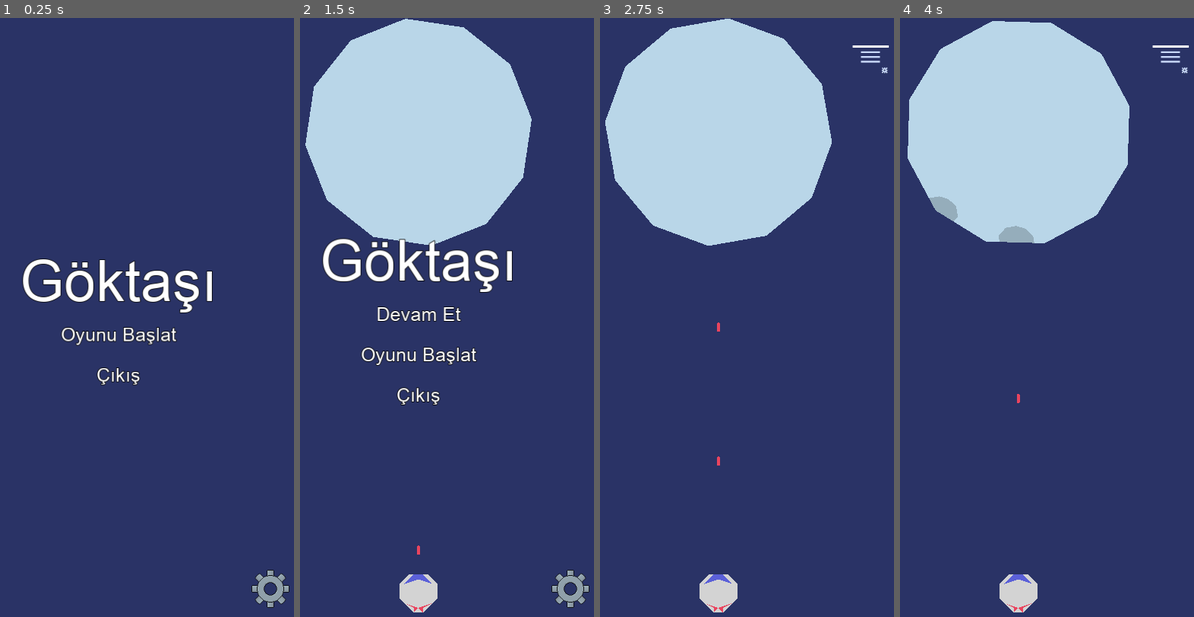
Above: before the commit, frames 1-4 (left to right).
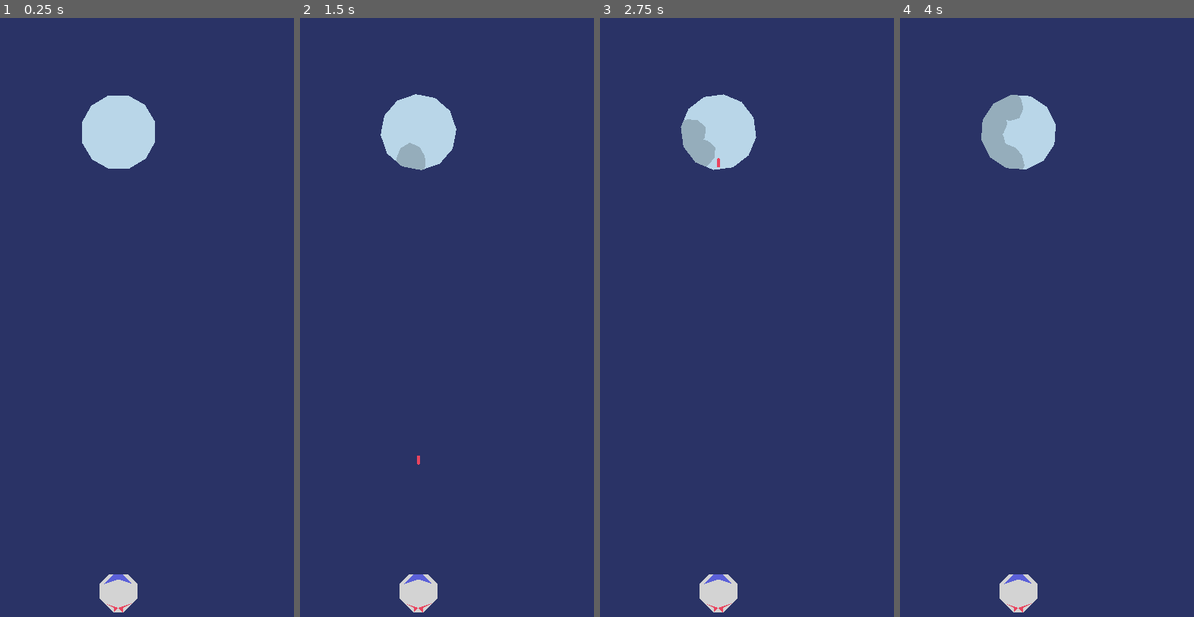
Above: after the commit, the same moments.

Repository: Umut-Umut/Godot-GokTasi
Game: Godot game, scene res://Game/Game.tscn
Same seed, same stepped clock (60 frames per second), same inputs: the game is played once before the commit and once after it. The project has no main scene, so this scene is started directly.
Inputs (mouse positions are in pixels of both pictures, inside the frame that each line leads up to):
- Up to frame 1 (0.25 s): no input
- Up to frame 2 (1.5 s): click (417, 335) at 0.5 s, where only the run before the commit has a clickable "Oyunu Başlat"; click (570, 53) at 1.25 s, where only the run before the commit has a clickable "Menu"
- Up to frame 3 (2.75 s): click (717, 317) at 2 s, where only the run before the commit has a clickable "Devam Et"
- Up to frame 4 (4 s): move the mouse to (1102, 293) at 2.77 s; hold Up (ui_up) 2.78-3.53 s; click (1102, 293) at 2.92 s; move the mouse to (941, 353) at 3.52 s; hold Down (ui_down) from 3.53 s (still down)

The runs differ from the first frame. In frame 1, 6.5% of the frame differs, in the area x 7-99%, y 12-100%; in frame 2, 24%, in the area x 1-99%, y 0-99%; in frame 3, 20%; in frame 4, 21%.

Commit message:
Daha duzgun bir arayuz hazirlandi. Henuz ayarlar eklenmedi.

Diff:
--- a/Bullet/Bullet.gd
+++ b/Bullet/Bullet.gd
@@ -7,9 +7,12 @@
 onready var node_collision = $CollisionShape2D
 
 
+export var speed : int = 100
+
+
 var velocity : Vector2 = Vector2.ZERO
 var direction : Vector2 = Vector2.ZERO
-var speed : int = 300
+#var speed : int = 300
 var start_pos : Vector2
 
 
@@ -17,7 +20,7 @@
 	disable()
 
 
-func _process(_delta : float):
+func _physics_process(_delta : float):
 	velocity = direction * speed
 	velocity = move_and_slide(velocity)
 
--- a/Bullet/Bullet.tscn
+++ b/Bullet/Bullet.tscn
@@ -10,6 +10,7 @@
 collision_layer = 8
 collision_mask = 6
 script = ExtResource( 2 )
+speed = 1000
 
 [node name="Icon" type="Sprite" parent="."]
 visible = false
--- a/Chunk/Chunk.gd
+++ b/Chunk/Chunk.gd
@@ -1,4 +1,7 @@
 extends RigidBody2D
+
+
+class_name Chunk
 
 
 var speed : float = 1
@@ -8,5 +11,10 @@
 	set_deferred("angular_velocity", speed)
 
 
+func disable():
+	hide()
+	set_deferred("mode", RigidBody2D.MODE_STATIC)
+
+
 func _on_Timer_timeout():
 	queue_free()
--- a/Chunk/Chunk.tscn
+++ b/Chunk/Chunk.tscn
@@ -5,11 +5,12 @@
 [sub_resource type="RectangleShape2D" id=1]
 
 [node name="Chunk" type="RigidBody2D"]
+collision_layer = 16
+collision_mask = 32
 script = ExtResource( 1 )
 
 [node name="CollisionShape2D" type="CollisionShape2D" parent="."]
 shape = SubResource( 1 )
-disabled = true
 
 [node name="Timer" type="Timer" parent="."]
 wait_time = 10.0
--- a/GUI/GUI.gd
+++ b/GUI/GUI.gd
@@ -1,102 +1,213 @@
 extends CanvasLayer
 
 
-signal game_start(settings_parameters)
-signal game_over(end_text)
-signal settings(settings_parameters)
-signal exit_settings(settings_parameters)
-signal game_continue
+signal start_game
+signal return_game
+signal settings
 signal return_menu
+signal over_game
 
 
 onready var title = $Title
 onready var settings = $Settings
+onready var ingame	= $InGame
 onready var gameover = $GameOver
-onready var ingame	= $InGame
-
-
-var settings_data : Dictionary
 
 
 func _ready():
-	hide_menues()
+	connect("over_game", self, "_over_game")
+
+
+	hide_menues()
+
 	title.show()
-
-	connect("game_over", self, "game_over")
-	connect("exit_settings", self, "settings_exit")
-
-
-	var data : Dictionary = load_settings()
-	if data.empty() == false:
-		settings_data = data
-
-
-func save_settings(settings_parameters : Dictionary):
-	var file = File.new()
-	if file.open("user://saves.sav", File.WRITE) == OK:
-		file.store_line(str(settings_parameters))
-		file.close()
-
-
-func load_settings() -> Dictionary:
-	var file = File.new()
-	var data : Dictionary
-	if file.open("saves.sav", File.READ) == OK:
-		data = parse_json(file.get_line())
-		file.close()
-
-	return data
-
-
-
-func _on_Start_pressed():
-	hide_menues()
-
-	ingame.show()
-	emit_signal("game_start", settings_data)
-
-
-func _on_Settings_pressed():
-	hide_menues()
-	settings.show()
-
-	emit_signal("settings", settings_data)
-
-
-func _on_Quit_pressed():
-	get_tree().quit()
-
-
-func settings_exit(settings_parameters : Dictionary):
-	settings_data = settings_parameters
-	save_settings(settings_parameters)
-
-
-func game_over(end_message : String):
-	hide_menues()
-
-	gameover.show_message(end_message)
-	gameover.show()
-
-
-func _on_Continue_pressed():
-	hide_menues()
-
-	ingame.show()
-	emit_signal("game_continue")
-
-
-func _on_ReturnTitle_pressed():
-	hide_menues()
-
-	title.show()
-
-	emit_signal("return_menu")
 
 
 func hide_menues():
 	for menu in get_children():
 		menu.hide()
+
+
+func _on_Start_pressed():
+	hide_menues()
+
+	ingame.show()
+
+	emit_signal("start_game")
+
+
+func _on_Settings_pressed():
+	hide_menues()
+
+	settings.show()
+
+
+func _on_ReturnTitle_pressed():
+	hide_menues()
+
+	title.show()
+
+	emit_signal("return_menu")
+
+
+func _over_game():
+	hide_menues()
+
+	gameover.show()
+
+
+func _on_Quit_pressed():
+	get_tree().quit()
+
+
+
+
+
+
+
+
+
+
+
+
+
+
+
+
+
+
+
+
+
+
+
+
+
+
+
+
+
+
+
+
+
+
+
+
+
+
+
+
+
+
+
+
+
+
+
+
+
+
+
+
+
+
+#signal game_start(settings_parameters)
+#signal game_over(end_text)
+#signal settings(settings_parameters)
+#signal exit_settings(settings_parameters)
+#signal game_continue
+#signal return_menu
+#
+#
+#onready var title = $Title
+#onready var settings = $Settings
+#onready var gameover = $GameOver
+#onready var ingame	= $InGame
+#
+#
+#var settings_data : Dictionary
+#
+#
+#func _ready():
+#	hide_menues()
+#	title.show()
+#
+#	connect("game_over", self, "game_over")
+#	connect("exit_settings", self, "settings_exit")
+#
+#
+#	var data : Dictionary = load_settings()
+#	if data.empty() == false:
+#		settings_data = data
+#
+#
+#func save_settings(settings_parameters : Dictionary):
+#	var file = File.new()
+#	if file.open("user://saves.sav", File.WRITE) == OK:
+#		file.store_line(str(settings_parameters))
+#		file.close()
+#
+#
+#func load_settings() -> Dictionary:
+#	var file = File.new()
+#	var data : Dictionary
+#	if file.open("saves.sav", File.READ) == OK:
+#		data = parse_json(file.get_line())
+#		file.close()
+#
+#	return data
+#
+#
+#
+#func _on_Start_pressed():
+#	hide_menues()
+#
+#	ingame.show()
+#	emit_signal("game_start", settings_data)
+#
+#
+#func _on_Settings_pressed():
+#	hide_menues()
+#	settings.show()
+#
+#	emit_signal("settings", settings_data)
+#
+#
+#func _on_Quit_pressed():
+#	get_tree().quit()
+#
+#
+#func settings_exit(settings_parameters : Dictionary):
+#	settings_data = settings_parameters
+#	save_settings(settings_parameters)
+#
+#
+#func game_over(end_message : String):
+#	hide_menues()
+#
+#	gameover.show_message(end_message)
+#	gameover.show()
+#
+#
+#func _on_Continue_pressed():
+#	hide_menues()
+#
+#	ingame.show()
+#	emit_signal("game_continue")
+#
+#
+#func _on_ReturnTitle_pressed():
+#	hide_menues()
+#
+#	title.show()
+#
+#	emit_signal("return_menu")
+#
+#
+#func hide_menues():
+#	for menu in get_children():
+#		menu.hide()
 
 
 
--- a/GUI/GUI.tscn
+++ b/GUI/GUI.tscn
@@ -8,8 +8,10 @@
 [ext_resource path="res://GUI/Title.gd" type="Script" id=6]
 [ext_resource path="res://Images/Gear.png" type="Texture" id=7]
 [ext_resource path="res://Images/ReturnMenu.png" type="Texture" id=8]
+[ext_resource path="res://Images/Kapi.png" type="Texture" id=9]
 
 [node name="GUI" type="CanvasLayer"]
+layer = 2
 script = ExtResource( 1 )
 
 [node name="Title" type="Control" parent="."]
@@ -30,9 +32,9 @@
 }
 
 [node name="Label" type="Label" parent="Title/VBoxContainer"]
-margin_top = 390.0
-margin_right = 640.0
-margin_bottom = 498.0
+margin_top = 458.0
+margin_right = 640.0
+margin_bottom = 566.0
 custom_fonts/font = ExtResource( 3 )
 text = "Göktaşı"
 align = 1
@@ -60,6 +62,7 @@
 }
 
 [node name="Start" type="TextureButton" parent="Title/VBoxContainer"]
+visible = false
 margin_top = 502.0
 margin_right = 640.0
 margin_bottom = 566.0
@@ -95,9 +98,10 @@
 }
 
 [node name="Quit" type="TextureButton" parent="Title/VBoxContainer"]
-margin_top = 570.0
-margin_right = 640.0
-margin_bottom = 634.0
+visible = false
+margin_top = 536.0
+margin_right = 640.0
+margin_bottom = 600.0
 rect_min_size = Vector2( 0, 64 )
 
 [node name="Label" type="Label" parent="Title/VBoxContainer/Quit"]
@@ -109,6 +113,13 @@
 valign = 1
 __meta__ = {
 "_edit_use_anchors_": true
+}
+
+[node name="Start" type="TextureButton" parent="Title"]
+anchor_right = 1.0
+anchor_bottom = 1.0
+__meta__ = {
+"_edit_use_anchors_": false
 }
 
 [node name="Settings" type="TextureButton" parent="Title"]
@@ -121,6 +132,31 @@
 margin_right = -32.0
 margin_bottom = -32.0
 texture_normal = ExtResource( 7 )
+
+[node name="Quit" type="TextureButton" parent="Title"]
+anchor_top = 1.0
+anchor_bottom = 1.0
+margin_left = 32.0
+margin_top = -96.0
+margin_right = 96.0
+margin_bottom = -32.0
+rect_min_size = Vector2( 0, 64 )
+texture_normal = ExtResource( 9 )
+__meta__ = {
+"_edit_use_anchors_": false
+}
+
+[node name="Label" type="Label" parent="Title/Quit"]
+visible = false
+anchor_right = 1.0
+anchor_bottom = 1.0
+custom_fonts/font = ExtResource( 2 )
+text = "Çıkış"
+align = 1
+valign = 1
+__meta__ = {
+"_edit_use_anchors_": true
+}
 
 [node name="Settings" type="Control" parent="."]
 visible = false
@@ -233,7 +269,6 @@
 }
 
 [node name="GameOver" type="Control" parent="."]
-visible = false
 anchor_right = 1.0
 anchor_bottom = 1.0
 script = ExtResource( 4 )
@@ -250,9 +285,9 @@
 }
 
 [node name="Title" type="Label" parent="GameOver/VBoxContainer"]
-margin_top = 356.0
-margin_right = 640.0
-margin_bottom = 464.0
+margin_top = 458.0
+margin_right = 640.0
+margin_bottom = 566.0
 custom_fonts/font = ExtResource( 3 )
 text = "Oyun Bitti"
 align = 1
@@ -263,9 +298,10 @@
 }
 
 [node name="Restart" type="TextureButton" parent="GameOver/VBoxContainer"]
-margin_top = 468.0
-margin_right = 640.0
-margin_bottom = 532.0
+visible = false
+margin_top = 502.0
+margin_right = 640.0
+margin_bottom = 566.0
 rect_min_size = Vector2( 0, 64 )
 
 [node name="Label" type="Label" parent="GameOver/VBoxContainer/Restart"]
@@ -279,13 +315,34 @@
 "_edit_use_anchors_": false
 }
 
-[node name="ReturnTitle" type="TextureButton" parent="GameOver/VBoxContainer"]
-margin_top = 536.0
-margin_right = 640.0
-margin_bottom = 600.0
-rect_min_size = Vector2( 0, 64 )
-
-[node name="Label" type="Label" parent="GameOver/VBoxContainer/ReturnTitle"]
+[node name="Quit" type="TextureButton" parent="GameOver/VBoxContainer"]
+visible = false
+margin_top = 604.0
+margin_right = 640.0
+margin_bottom = 668.0
+rect_min_size = Vector2( 0, 64 )
+
+[node name="Label" type="Label" parent="GameOver/VBoxContainer/Quit"]
+anchor_right = 1.0
+anchor_bottom = 1.0
+custom_fonts/font = ExtResource( 2 )
+text = "Çıkış"
+align = 1
+valign = 1
+__meta__ = {
+"_edit_use_anchors_": false
+}
+
+[node name="ReturnTitle" type="TextureButton" parent="GameOver"]
+anchor_right = 1.0
+anchor_bottom = 1.0
+rect_min_size = Vector2( 0, 64 )
+__meta__ = {
+"_edit_use_anchors_": false
+}
+
+[node name="Label" type="Label" parent="GameOver/ReturnTitle"]
+visible = false
 anchor_right = 1.0
 anchor_bottom = 1.0
 custom_fonts/font = ExtResource( 2 )
@@ -296,25 +353,8 @@
 "_edit_use_anchors_": false
 }
 
-[node name="Quit" type="TextureButton" parent="GameOver/VBoxContainer"]
-visible = false
-margin_top = 604.0
-margin_right = 640.0
-margin_bottom = 668.0
-rect_min_size = Vector2( 0, 64 )
-
-[node name="Label" type="Label" parent="GameOver/VBoxContainer/Quit"]
-anchor_right = 1.0
-anchor_bottom = 1.0
-custom_fonts/font = ExtResource( 2 )
-text = "Çıkış"
-align = 1
-valign = 1
-__meta__ = {
-"_edit_use_anchors_": false
-}
-
 [node name="InGame" type="Control" parent="."]
+visible = false
 anchor_right = 1.0
 anchor_bottom = 1.0
 __meta__ = {
@@ -346,12 +386,14 @@
 [connection signal="pressed" from="Title/VBoxContainer/Start" to="." method="_on_Start_pressed"]
 [connection signal="pressed" from="Title/VBoxContainer/Settings" to="." method="_on_Settings_pressed"]
 [connection signal="pressed" from="Title/VBoxContainer/Quit" to="." method="_on_Quit_pressed"]
+[connection signal="pressed" from="Title/Start" to="." method="_on_Start_pressed"]
 [connection signal="pressed" from="Title/Settings" to="." method="_on_Settings_pressed"]
+[connection signal="pressed" from="Title/Quit" to="." method="_on_Quit_pressed"]
 [connection signal="value_changed" from="Settings/VBoxContainer/Radius/HSliderRad" to="Settings" method="_on_HSliderRad_value_changed"]
 [connection signal="value_changed" from="Settings/VBoxContainer/SideNum/HSliderSide" to="Settings" method="_on_HSliderSide_value_changed"]
 [connection signal="pressed" from="Settings/VBoxContainer/ReturnTitle" to="." method="_on_ReturnTitle_pressed"]
 [connection signal="pressed" from="Settings/VBoxContainer/ReturnTitle" to="Settings" method="_on_ReturnTitle_pressed"]
 [connection signal="pressed" from="GameOver/VBoxContainer/Restart" to="." method="_on_Start_pressed"]
-[connection signal="pressed" from="GameOver/VBoxContainer/ReturnTitle" to="." method="_on_ReturnTitle_pressed"]
 [connection signal="pressed" from="GameOver/VBoxContainer/Quit" to="." method="_on_Quit_pressed"]
+[connection signal="pressed" from="GameOver/ReturnTitle" to="." method="_on_ReturnTitle_pressed"]
 [connection signal="pressed" from="InGame/ReturnTitle" to="." method="_on_ReturnTitle_pressed"]
--- a/GUI/Settings.gd
+++ b/GUI/Settings.gd
@@ -28,4 +28,5 @@
 
 
 func _on_ReturnTitle_pressed():
-	Gui.emit_signal("exit_settings", settings_data)
+	pass
+#	Gui.emit_signal("exit_settings", settings_data)
--- a/GUI/Title.gd
+++ b/GUI/Title.gd
@@ -5,7 +5,8 @@
 
 
 func _ready():
-	Gui.connect("return_menu", self, "return_menu")
+	pass
+#	Gui.connect("return_menu", self, "return_menu")
 
 
 func return_menu():
--- a/Game/Game.gd
+++ b/Game/Game.gd
@@ -1,12 +1,14 @@
 extends Node2D
 
+
+signal meteor_destroyed
 
 #
 # Hala polygon un gorunmez olmasi gibi hatalar soz konusu. Kodu temizleyince umarim duzelir.
 # Sanirim ayni anda birden fazla parcanin dusurulebilmesiyle bu sorun duzeldi.
 #
 # Geometry.triangulate_polygon fonksiyonu kullanilarak poligonlarin alani hesaplanabilir.
-# veya The Shoelace Algorithm kullanilabilir.
+# veya The Shoelace Algorithm kullanilabilir. The Shoelace Algrithm daha kolay gibi.
 #
 # Eger Meteor icin StaticBody yerine RigidBody kullanirsam ve kopan parcalara Collision verirsem
 # o zaman kopan parcalarin birbirine carpmasi vs. cok guzel olabilir.
@@ -16,74 +18,107 @@
 #
 # Kopan parcalarin buyuklugune bagli olarak bir odullendirme sistemi yapilabilir.
 #
+# Gercek zamanli olarak ayarlar uzerinde yapilan degisiklikler arkaplanda meteora uygulanabilir.
+#
 
 
+onready var ship = $SpaceShip
 onready var meteor = $Meteor
 
 
-var settings_data : Dictionary
-var is_clear : bool = true
+func _ready():
+	if meteor.is_connected("destroyed", self, "_meteor_destroyed") == false:
+		meteor.connect("destroyed", self, "_meteor_destroyed")
+
+	meteor.create_meteor(12, 64)
 
 
-func _ready():
-	hide()
-
-	Gui.connect("game_start", self, "start_game")
-	Gui.connect("return_menu", self, "return_menu")
-	Gui.connect("game_continue", self, "continue_game")
+func _meteor_destroyed():
+	emit_signal("meteor_destroyed")
 
 
-	meteor.connect("clear", self, "meteor_destroyed")
-
-#	Gui.connect("game_over", self, "game_over")
-
-
-func reset():
-	pass
-
-
-func start_game(settings_parameter):
-	show()
-
-
-func meteor_destroyed():
-	Gui.emit_signal("game_over", "Göktaşını Yok Ettin...")
-	hide()
-
-	is_clear = true
-
-
-func return_menu():
-	pass
-#	hide()
-
-
-func continue_game():
-	show(true)
+func set_process_input(state : bool):
+	.set_process_input(state)
+	for c in get_children():
+		c.set_process_input(state)
 
 
 func _on_BulletTravelLimit_body_entered(body):
 	if body is Bullet:
 		body.disable()
-#		body.hide()
-#		body.set_process(false)
+
+	if body is Chunk:
+		body.disable()
 
 
-func hide():
-	.hide()
-	for child in get_children():
-		child.set_process(false)
-		child.set_process_input(false)
 
 
-func show(is_continue : bool = false):
-	if is_continue == false and is_clear:
-		if settings_data.has("radius") and settings_data.has("side"):
-			meteor.create_meteor(settings_data["side"], settings_data["radius"])
-		else:
-			meteor.create_meteor(12, 64 * 3)
 
-	.show()
-	for child in get_children():
-		child.set_process(true)
-		child.set_process_input(true)
+
+
+
+
+
+
+
+
+
+
+
+
+
+
+
+
+
+
+
+
+
+##	Gui.connect("game_over", self, "game_over")
+#
+#
+#func reset():
+#	pass
+#
+#
+#func start_game(settings_parameter):
+#	show()
+#
+#
+#func meteor_destroyed():
+#	Gui.emit_signal("game_over", "Göktaşını Yok Ettin...")
+#	hide()
+#
+#	is_clear = true
+#
+#
+#func return_menu():
+#	pass
+##	hide()
+#
+#
+#func continue_game():
+#	show(true)
+##		body.hide()
+##		body.set_process(false)
+#
+#
+#func hide():
+#	.hide()
+#	for child in get_children():
+#		child.set_process(false)
+#		child.set_process_input(false)
+#
+#
+#func show(is_continue : bool = false):
+#	if is_continue == false and is_clear:
+#		if settings_data.has("radius") and settings_data.has("side"):
+#			meteor.create_meteor(settings_data["side"], settings_data["radius"])
+#		else:
+#			meteor.create_meteor(12, 64 * 3)
+#
+#	.show()
+#	for child in get_children():
+#		child.set_process(true)
+#		child.set_process_input(true)
--- a/Game/Game.tscn
+++ b/Game/Game.tscn
@@ -5,7 +5,7 @@
 [ext_resource path="res://SpaceShip/SpaceShip.tscn" type="PackedScene" id=3]
 
 [sub_resource type="RectangleShape2D" id=1]
-extents = Vector2( 320, 32 )
+extents = Vector2( 832, 32 )
 
 [node name="Game" type="Node2D"]
 script = ExtResource( 1 )
@@ -28,4 +28,13 @@
 position = Vector2( 320, -288 )
 shape = SubResource( 1 )
 
+[node name="ChunkTravelLimit" type="Area2D" parent="."]
+collision_layer = 32
+collision_mask = 16
+
+[node name="CollisionShape2D" type="CollisionShape2D" parent="ChunkTravelLimit"]
+position = Vector2( 320, 1312 )
+shape = SubResource( 1 )
+
 [connection signal="body_entered" from="BulletTravelLimit" to="." method="_on_BulletTravelLimit_body_entered"]
+[connection signal="body_entered" from="ChunkTravelLimit" to="." method="_on_BulletTravelLimit_body_entered"]
--- a/Main/Main.gd
+++ b/Main/Main.gd
@@ -1,47 +1,39 @@
 extends Node2D
 
 
-var game_scene : Resource = null
-var current_game : Node2D = null
+onready var gui_scene = preload("res://GUI/GUI.tscn")
+onready var game_scene = preload("res://Game/Game.tscn")
+
+
+var GUI : CanvasLayer
+var GAME : Node2D
 
 
 func _ready():
-	Gui.connect("game_start", self, "game_start")
-	Gui.connect("game_over", self, "game_over")
-	Gui.connect("return_menu", self, "return_menu")
-	Gui.connect("game_continue", self, "game_continue")
+	GUI = gui_scene.instance()
+	GAME = game_scene.instance()
 
-	game_scene = load("res://Game/Game.tscn")
-	current_game = game_scene.instance()
-
-	add_child(current_game)
+	GAME.connect("meteor_destroyed", self, "_meteor_destroyed")
+	GUI.connect("start_game", self, "_start_game")
+	GUI.connect("return_menu", self, "_return_menu")
 
 
-func game_start(settings_parameters : Dictionary):
-	if game_scene == null:
-		game_scene = load("res://Game/Game.tscn")
-
-	if Engine.time_scale == 0:
-		Engine.time_scale = 1
-
-	if not current_game == null:
-		current_game.queue_free()
-		current_game = null
-
-	current_game = game_scene.instance()
-	add_child(current_game)
-
-	current_game.settings_data = settings_parameters
-	current_game.show()
+	add_child(GUI)
+	add_child(GAME)
 
 
-func return_menu():
-	Engine.time_scale = 0
-
-func game_continue():
-	Engine.time_scale = 1
+	GAME.set_process_input(false)
 
 
-func game_over(end_text : String):
-	current_game.queue_free()
-	current_game = null
+func _meteor_destroyed():
+	GUI.emit_signal("over_game")
+
+
+func _start_game():
+	GAME.set_process_input(true)
+	GAME._ready()
+
+
+func _return_menu():
+	GAME.set_process_input(false)
+	GAME._ready()
--- a/Meteor/Meteor.gd
+++ b/Meteor/Meteor.gd
@@ -1,8 +1,10 @@
 extends StaticBody2D
 
 
-signal clear
+signal destroyed
 
+
+onready var chunks = $Chunks
 
 onready var polygon_explosive = $Explosive
 onready var polygon_meteor = $Meteor
@@ -13,6 +15,8 @@
 
 var new_chunk
 
+var is_created : bool = false
+var is_destroyed : bool = false
 
 # explode fonksiyonunda kopan parcalari bir rigid body ile dusurebilirim.
 
@@ -30,6 +34,12 @@
 
 
 func create_meteor(num_segments : int, radius : int):
+	if is_created and not is_destroyed:
+		return
+	is_created = true
+	is_destroyed = false
+
+
 	# ChatGPT Sagolsun
 	var points = []
 	var angle_increment = 360.0 / num_segments
@@ -59,7 +69,7 @@
 	new_poly.color = polygon_meteor.color
 	new_poly.polygon = chunk_points
 	new_chunk.add_child(new_poly)
-	call_deferred("add_child", new_chunk)
+	chunks.call_deferred("add_child", new_chunk)
 
 
 func explode(collision_position : Vector2):
@@ -98,7 +108,8 @@
 		polygon_meteor.polygon = PoolVector2Array()
 		polygon_collision.set_deferred("polygon", polygon_meteor.polygon)
 
-		emit_signal("clear")
+		emit_signal("destroyed")
+		is_destroyed = true
 
 #		DebugPanel.update("Oyun Bitti")
 
--- a/Meteor/Meteor.tscn
+++ b/Meteor/Meteor.tscn
@@ -31,4 +31,6 @@
 [node name="CollisionPolygon2D" type="CollisionPolygon2D" parent="ExplosiveDetector"]
 polygon = PoolVector2Array( -8, -8, 8, -8, 8, 8, -8, 8 )
 
+[node name="Chunks" type="Node2D" parent="."]
+
 [connection signal="body_entered" from="ExplosiveDetector" to="." method="_on_ExplosiveDetector_body_entered"]
--- a/SpaceShip/SpaceShip.gd
+++ b/SpaceShip/SpaceShip.gd
@@ -3,16 +3,12 @@
 
 onready var node_bullets : Node2D = $Bullets
 onready var scene_bullet := preload("res://Bullet/Bullet.tscn").instance()
-onready var timer_fire = $TimerFire
 
 
 var bullets : Array = []
 var bullet_count : int = 0
 var bullet_collector : int = 0
 var bullets_size : int = 50
-
-
-var is_fire : bool = false
 
 
 func _ready():
@@ -23,29 +19,20 @@
 		bullets.append(bullet)
 
 
+func clear_bullets():
+	for b in bullets:
+		b.disable()
+
+
 func _input(event):
 	if event is InputEventScreenTouch:
-		if is_fire and event.is_pressed():
+		if event.is_pressed():
 			bullets[bullet_count].fire(Vector2.UP, global_position)
 			bullet_count += 1
 			bullet_count %= bullets_size
 
-#			is_fire = false
 
+func set_process_input(state : bool):
+	.set_process_input(state)
 
-func set_process(state : bool):
-	.set_process(state)
-
-#	is_fire = false
-#	timer_fire.paused = not state
-#	if state:
-#		timer_fire.start()
-	is_fire = state
-	if is_fire:
-		timer_fire.start()
-	for b in bullets:
-		b.set_process(state)
-
-
-func _on_TimerFire_timeout():
-	is_fire = true
+	bullets[bullet_count - 1].disable()
--- a/SpaceShip/SpaceShip.tscn
+++ b/SpaceShip/SpaceShip.tscn
@@ -34,9 +34,3 @@
 [node name="CollisionShape2D" type="CollisionShape2D" parent="."]
 shape = SubResource( 1 )
 disabled = true
-
-[node name="TimerFire" type="Timer" parent="."]
-wait_time = 0.3
-one_shot = true
-
-[connection signal="timeout" from="TimerFire" to="." method="_on_TimerFire_timeout"]
--- a/project.godot
+++ b/project.godot
@@ -13,6 +13,11 @@
 "class": "Bullet",
 "language": "GDScript",
 "path": "res://Bullet/Bullet.gd"
+}, {
+"base": "RigidBody2D",
+"class": "Chunk",
+"language": "GDScript",
+"path": "res://Chunk/Chunk.gd"
 }, {
 "base": "CanvasLayer",
 "class": "DPanel",
@@ -31,6 +36,7 @@
 } ]
 _global_script_class_icons={
 "Bullet": "",
+"Chunk": "",
 "DPanel": "",
 "MyVector": "",
 "PolygonLib": ""
@@ -41,10 +47,6 @@
 config/name="Goktasi"
 run/main_scene="res://Main/Main.tscn"
 config/icon="res://icon.png"
-
-[autoload]
-
-Gui="*res://GUI/GUI.tscn"
 
 [display]
 
@@ -69,6 +71,8 @@
 2d_physics/layer_2="MeteorArea"
 2d_physics/layer_3="BulletTravelLimitArea"
 2d_physics/layer_4="Bullet"
+2d_physics/layer_5="Chunk"
+2d_physics/layer_6="ChunkTravelLimitArea"
 
 [physics]
 
Not shown: 1 places in GUI/GUI.tscn that only renumber resources
Binary file added: Images/Kapi.png
Not shown, added: Images/Kapi.png.import
